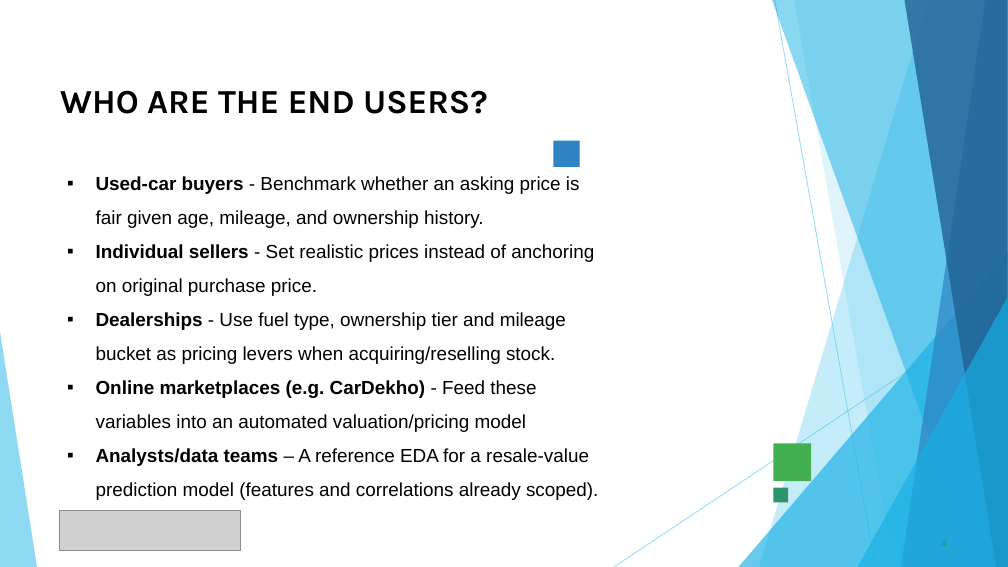
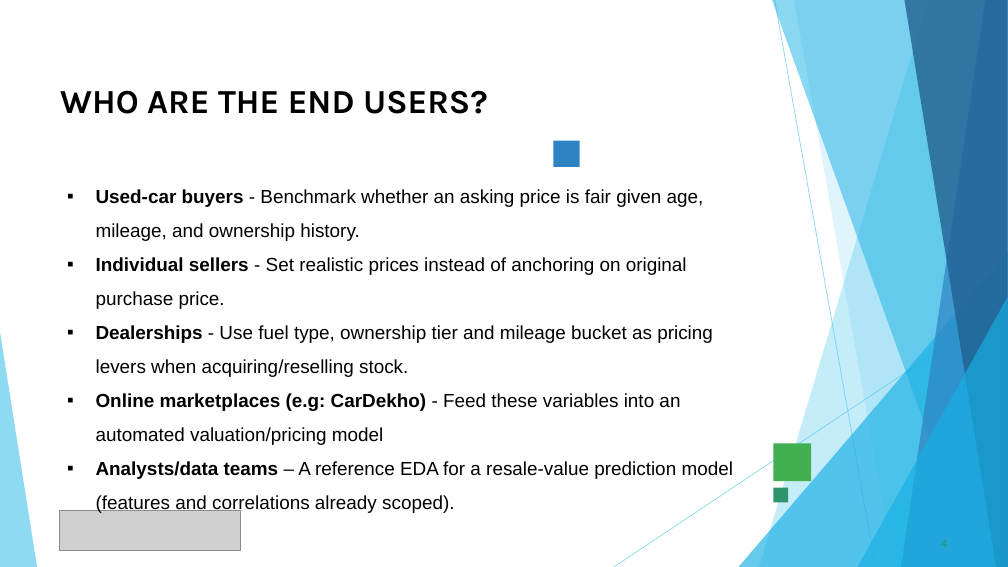
Before and after one commit to yashmonde24/Car-Market-Trend-Analysis---VOIS-Internship-Project, a slide deck: slide 4 of docs/Car Market Trends Analysis - Presentation.pptx. Drawn at 1008x567 pixels with LibreOffice and Linux fonts; fonts in the diff are those of the drawing; grey boxes stand for pictures. Boxes give left, top, right and bottom in pixels: in the first picture for what was removed or moved away, otherwise in the second. Text is boxed around its words. In the diff, an @@ line names an element or a change of style, - is before the commit and + after.

```diff
--- a/docs/Car Market Trends Analysis - Presentation.pptx
+++ b/docs/Car Market Trends Analysis - Presentation.pptx
@@ text "Used-car buyers - Benchmark whether ...": place and size @@
-text "Used-car buyers - Benchmark whether ..." at <box>96,176,598,500</box>
+text "Used-car buyers - Benchmark whether ..." at <box>96,189,733,513</box>
@@ text at <box>96,393,680,445</box>: text changed @@
-▪ Online marketplaces (e.g. CarDekho) - Feed these variables into an automated valuation/pricing model
+▪ Online marketplaces (e.g: CarDekho) - Feed these variables into an automated valuation/pricing model
```
Also in this commit, not shown: 11 other slides changed.
